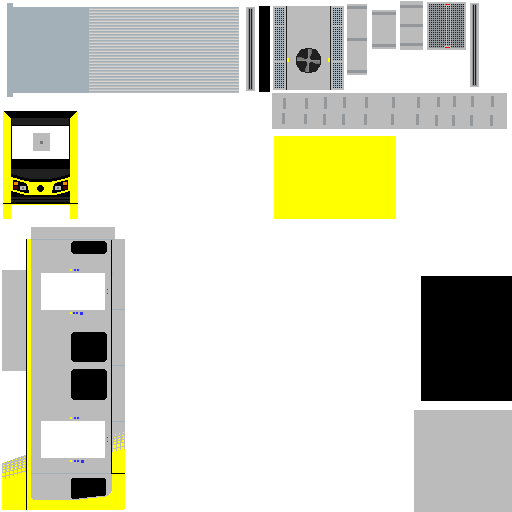
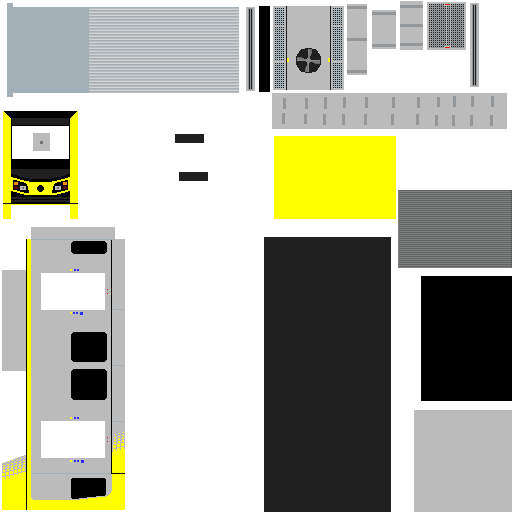
Layered file, before and after one edit (512x512). Changes by layer:
added layer "Underside" above "Articulation" over (264, 237, 391, 512)
added layer "Articulation" above "Windows" over (398, 190, 512, 268)
added layer "Windows" above "Roof Accessories" over (175, 134, 208, 181)
